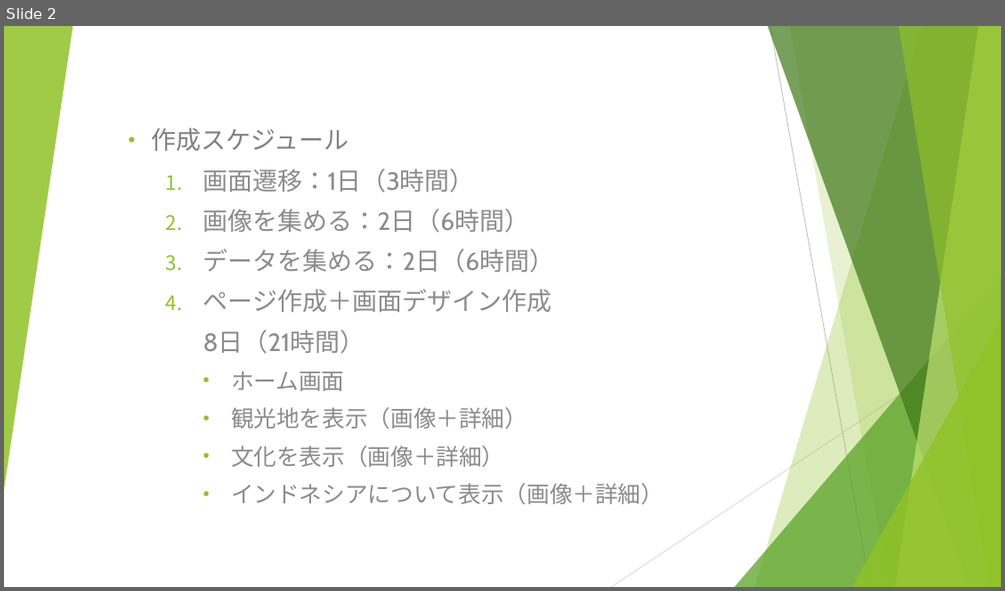
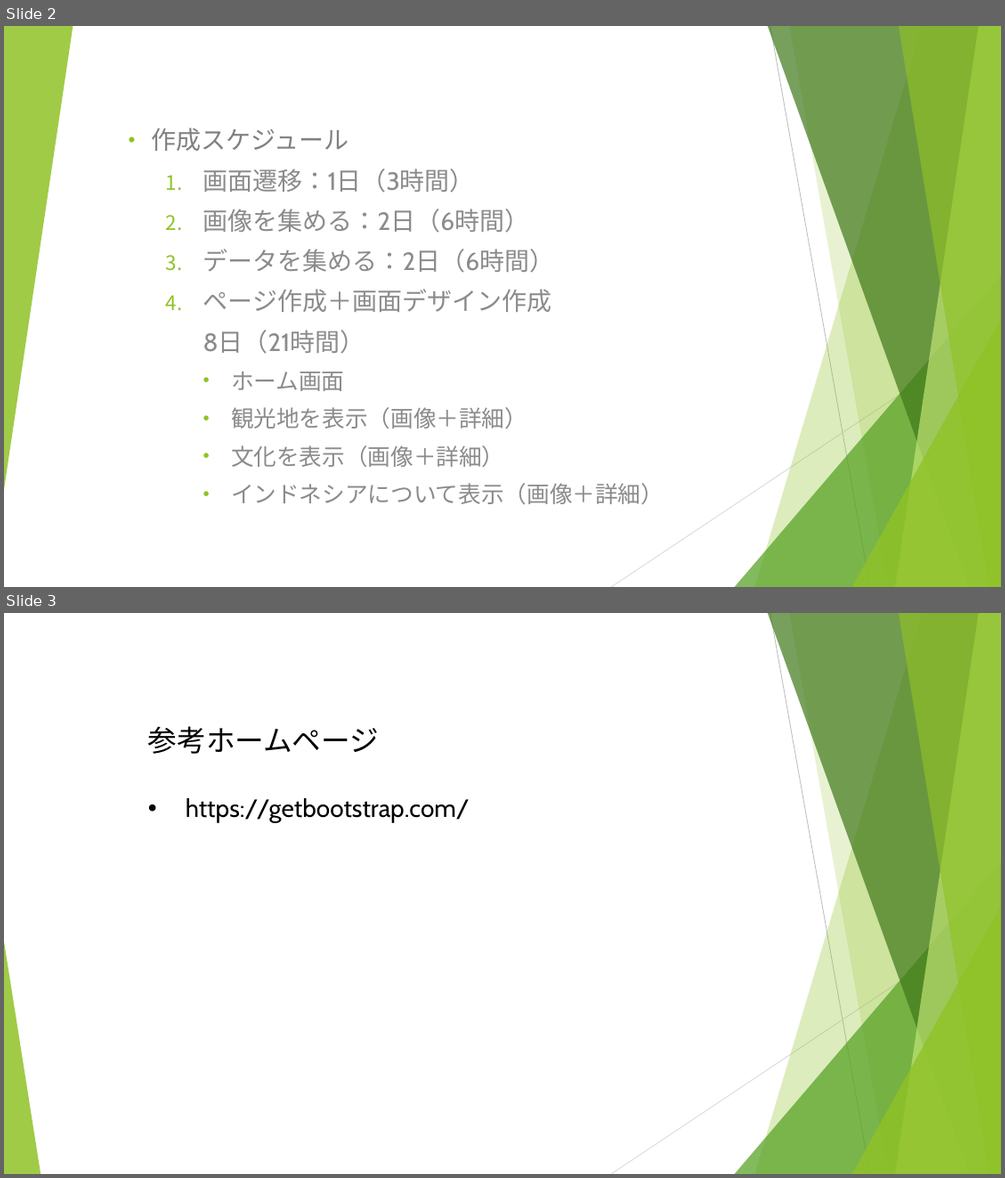
Before and after one commit to DickyLaksono/camp-online-shopping, a slide deck: C#/ページ作成スケジュール.pptx. Shown one above the other, each under a label of ours: slide 2 before the commit, slides 2 and 3 after it. The pictures are 1005x591 and 1005x1178 pixels, drawn with LibreOffice and Linux fonts; fonts in the diff are those of the drawing. Boxes give left, top, right and bottom in pixels: in the first picture for what was removed or moved away, otherwise in the second. Text is boxed around its words. In the diff, an @@ line names an element or a change of style, - is before the commit and + after.

Commit message:
pw

```diff
--- a/C#/ページ作成スケジュール.pptx
+++ b/C#/ページ作成スケジュール.pptx
@@ slide 3 added at [4,613,1001,1174], background #FFFFFF; not listed: 9 template elements that a slide beside it also shows @@
@@ text added at [148,726,469,823], 24 pt, text #000000 @@
+参考ホームページ
+• https://getbootstrap.com/
@@ triangle added at [4,941,40,1174], fill #90C226 at 85% opacity @@
```
